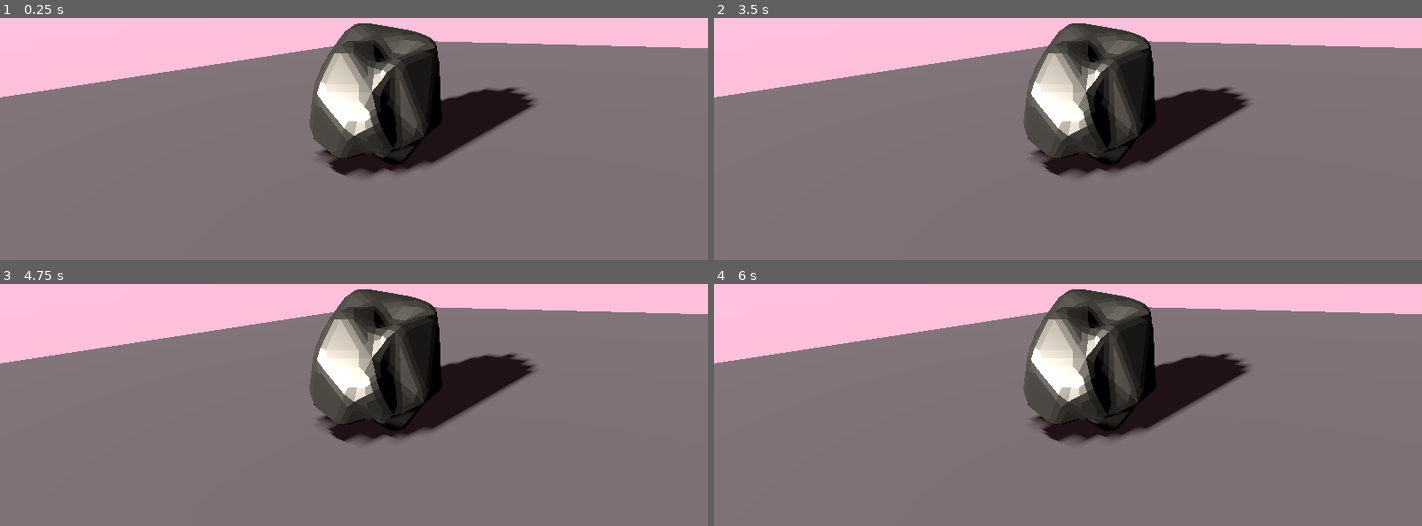
Above: before the commit, frames 1-4 (two rows, left to right).
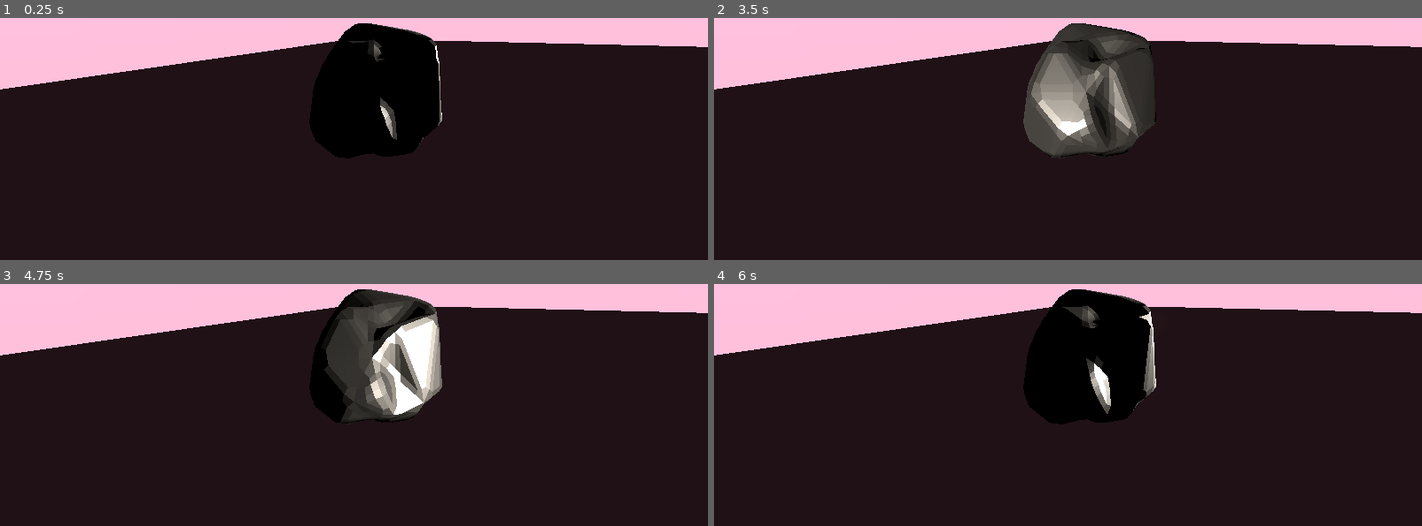
Above: after the commit, the same moments.

Repository: dln/godot-blender-test
Game: Godot game, scene res://zen_garden.tscn
The game is run twice, just before and just after one commit, with the same random seed, the same clock (stepped at 60 frames per second) and the same inputs.
Inputs:
- Up to frame 1 (0.25 s): no input
- Up to frame 2 (3.5 s): no input
- Up to frame 3 (4.75 s): no input
- Up to frame 4 (6 s): no input

The runs differ from the first frame. In frame 1, 82% of the frame differs, in the area x 0-100%, y 2-100%; in frame 2, 80%; in frame 3, 82%; in frame 4, 82%.

Commit message:
Spin the directional light

Diff:
--- a/zen_garden.tscn
+++ b/zen_garden.tscn
@@ -17,6 +17,49 @@
 
 [sub_resource type="CameraAttributesPhysical" id="CameraAttributesPhysical_rfmpv"]
 
+[sub_resource type="Animation" id="Animation_n80xi"]
+resource_name = "move"
+length = 6.0
+loop_mode = 1
+tracks/0/type = "bezier"
+tracks/0/imported = false
+tracks/0/enabled = true
+tracks/0/path = NodePath(".:rotation:x")
+tracks/0/interp = 1
+tracks/0/loop_wrap = true
+tracks/0/keys = {
+"handle_modes": PackedInt32Array(),
+"points": PackedFloat32Array(),
+"times": PackedFloat32Array()
+}
+tracks/1/type = "bezier"
+tracks/1/imported = false
+tracks/1/enabled = true
+tracks/1/path = NodePath(".:rotation:y")
+tracks/1/interp = 1
+tracks/1/loop_wrap = true
+tracks/1/keys = {
+"handle_modes": PackedInt32Array(0, 0, 0),
+"points": PackedFloat32Array(0, -0.25, 0, 0.25, 0, 3.142, -0.25, 0, 0.25, 0, 6.283, -0.25, 0, 0.25, 0),
+"times": PackedFloat32Array(0, 3, 6)
+}
+tracks/2/type = "bezier"
+tracks/2/imported = false
+tracks/2/enabled = true
+tracks/2/path = NodePath(".:rotation:z")
+tracks/2/interp = 1
+tracks/2/loop_wrap = true
+tracks/2/keys = {
+"handle_modes": PackedInt32Array(),
+"points": PackedFloat32Array(),
+"times": PackedFloat32Array()
+}
+
+[sub_resource type="AnimationLibrary" id="AnimationLibrary_j6p2p"]
+_data = {
+"move": SubResource("Animation_n80xi")
+}
+
 [sub_resource type="BoxMesh" id="BoxMesh_fce45"]
 
 [node name="ZenGarden" type="Node3D"]
@@ -31,11 +74,20 @@
 camera_attributes = SubResource("CameraAttributesPhysical_rfmpv")
 
 [node name="DirectionalLight3D" type="DirectionalLight3D" parent="."]
-transform = Transform3D(1, 0, 0, 0, -0.930916, 0.365234, 0, -0.365234, -0.930916, 0.22101, 0.961567, -1.5613)
+process_mode = 3
+transform = Transform3D(-0.282565, 0, 0.959248, 0, 1, 0, -0.959248, 0, -0.282565, -1.44609, 0.961567, -1.7571)
 shadow_enabled = true
 
+[node name="AnimationPlayer" type="AnimationPlayer" parent="DirectionalLight3D"]
+process_mode = 3
+autoplay = "move"
+playback_process_mode = 0
+libraries = {
+"": SubResource("AnimationLibrary_j6p2p")
+}
+
 [node name="MeshInstance3D2" type="MeshInstance3D" parent="."]
-transform = Transform3D(10, 0, 0, 0, 0.1, 0, 0, 0, 10, 0, -0.05, 0)
+transform = Transform3D(10, 0, 0, 0, 0.1, 0, 0, 0, 10, 0.243868, 0.0252054, -0.46633)
 mesh = SubResource("BoxMesh_fce45")
 
 [node name="Camera3D" type="Camera3D" parent="."]
Not shown: 1 places in zen_garden.tscn that only renumber resources
